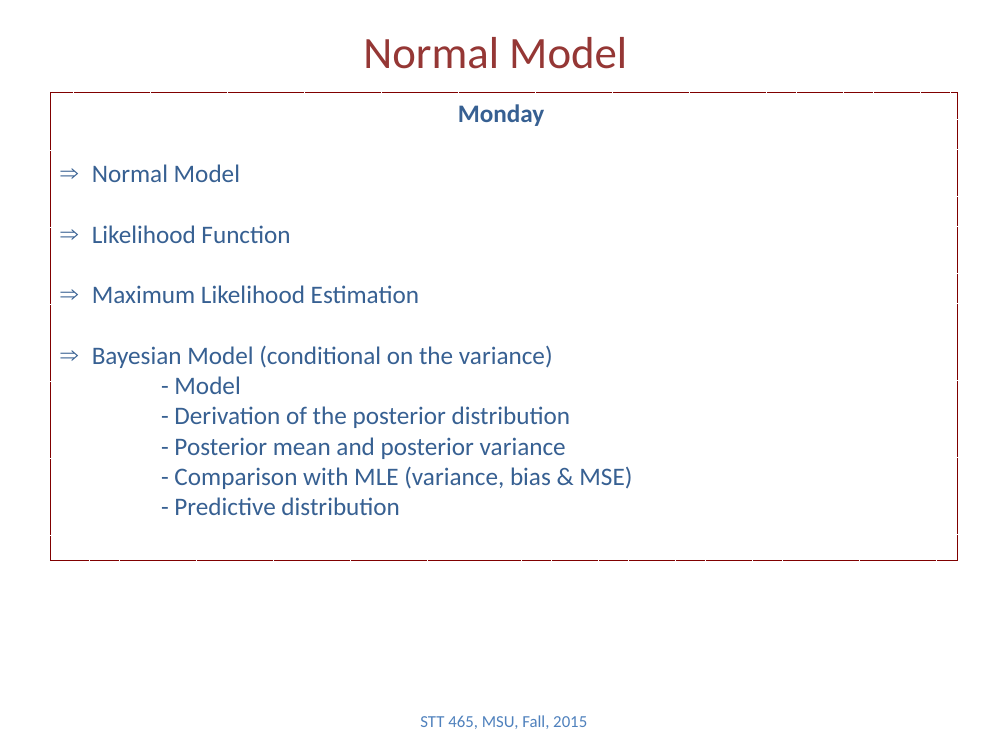
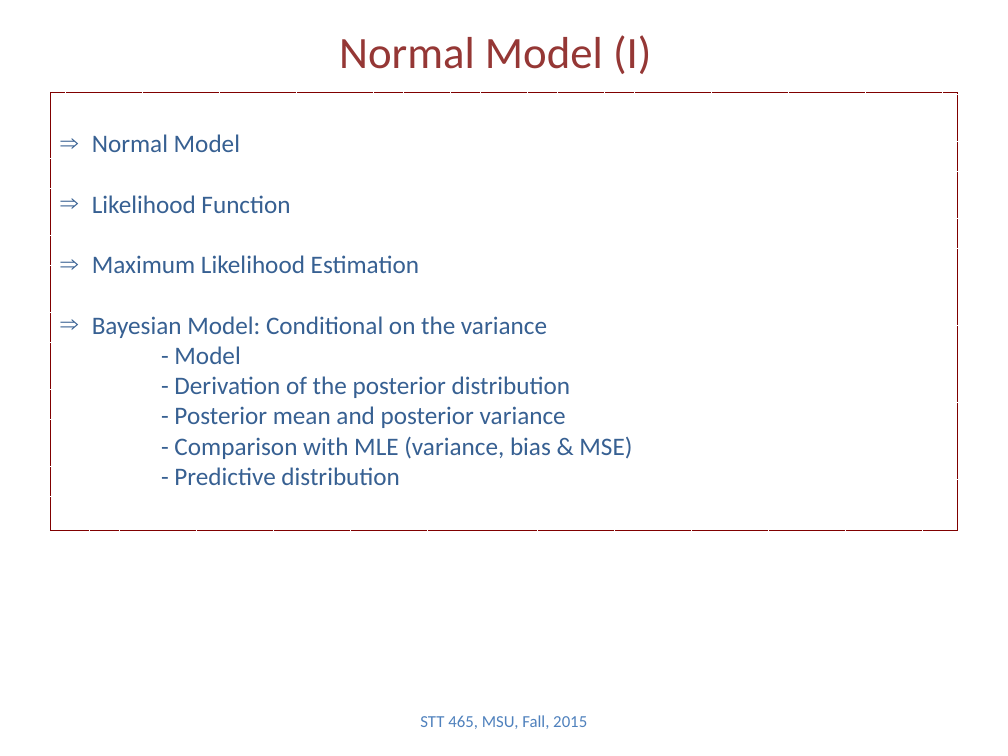
Before and after one commit to Boukos/STT465, a slide deck: slide 2 of STT465_5.pptx. Drawn at 1008x756 pixels with LibreOffice and Linux fonts; fonts in the diff are those of the drawing. Boxes give left, top, right and bottom in pixels: in the first picture for what was removed or moved away, otherwise in the second. Text is boxed around its words. In the diff, an @@ line names an element or a change of style, - is before the commit and + after.

```diff
--- a/STT465_5.pptx
+++ b/STT465_5.pptx
@@ title at <box>339,35,651,74</box>: text changed @@
-Normal Model
+Normal Model (I)
@@ rectangle "Normal Model": place and size @@
-rectangle "Normal Model" at <box>50,93,958,560</box>
+rectangle "Normal Model" at <box>50,93,958,530</box>
@@ text in rectangle at <box>458,104,544,126</box>: paragraph removed @@
-Monday
@@ text in rectangle at <box>92,316,547,338</box>: text changed @@
-⇒ Bayesian Model (conditional on the variance)
+⇒ Bayesian Model: Conditional on the variance
```
Also in this commit, not shown: 1 other slide changed, 11 slides added, 2 other files.
